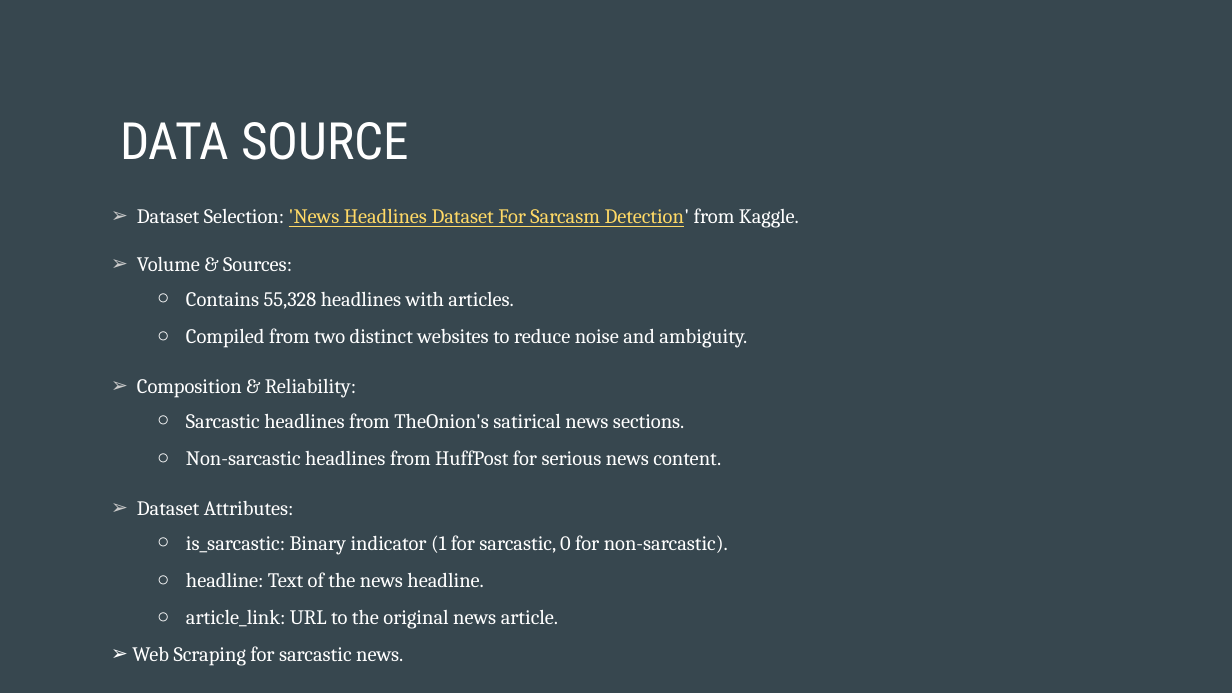
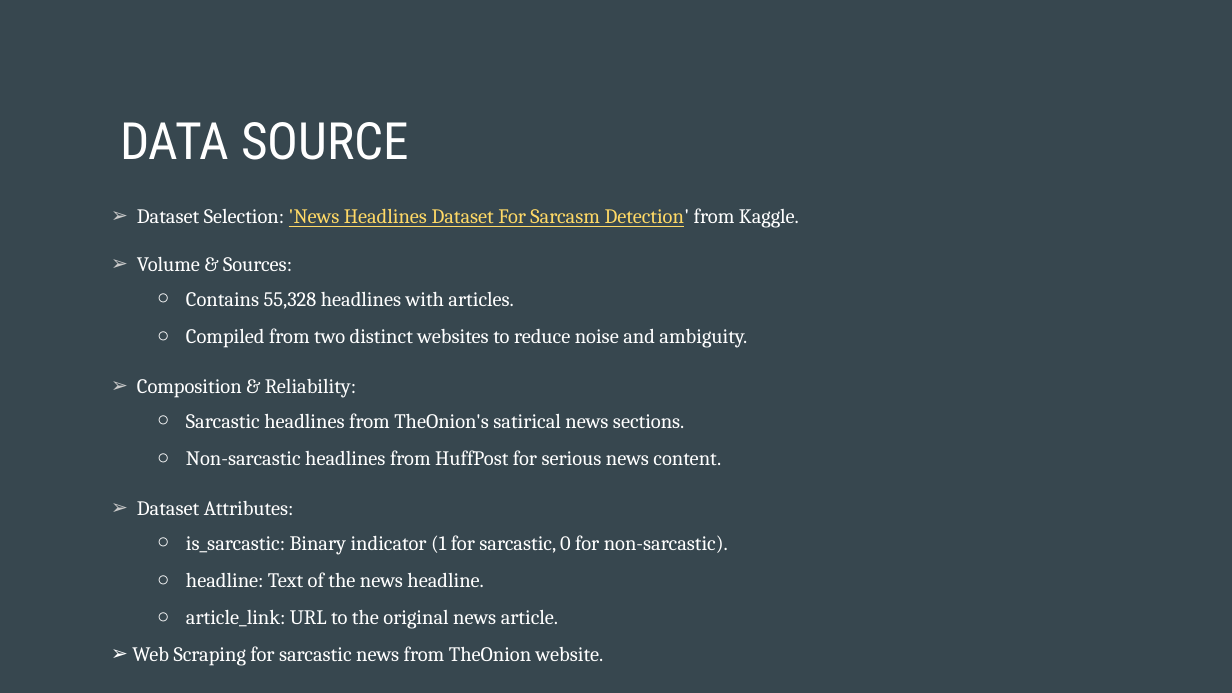
Before and after one commit to tanmayk26/FinalProject-Group6, a slide deck: slide 3 of Final-Group-Presentation/Final-Group-Presentation.pptx. Drawn at 1232x693 pixels with LibreOffice and Linux fonts; fonts in the diff are those of the drawing. Boxes give left, top, right and bottom in pixels: in the first picture for what was removed or moved away, otherwise in the second. Text is boxed around its words. In the diff, an @@ line names an element or a change of style, - is before the commit and + after.

```diff
--- a/Final-Group-Presentation/Final-Group-Presentation.pptx
+++ b/Final-Group-Presentation/Final-Group-Presentation.pptx
@@ text at box(132, 646, 604, 666): text changed @@
-➢ Web Scraping for sarcastic news.
+➢ Web Scraping for sarcastic news from TheOnion website.
```
Also in this commit, not shown: 7 other slides changed, 1 other file.
